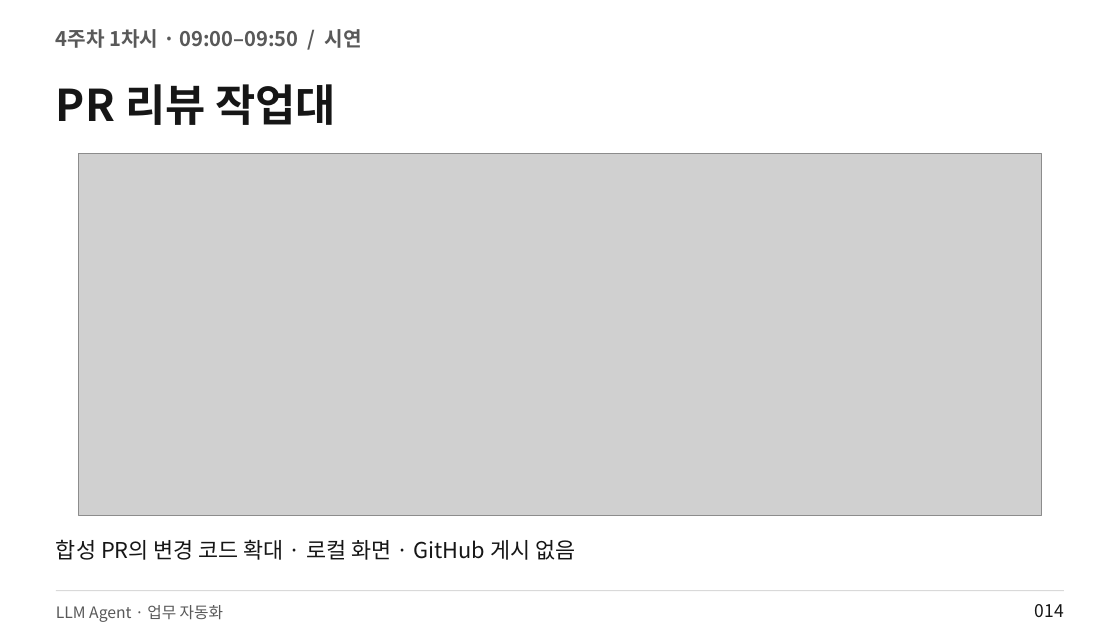
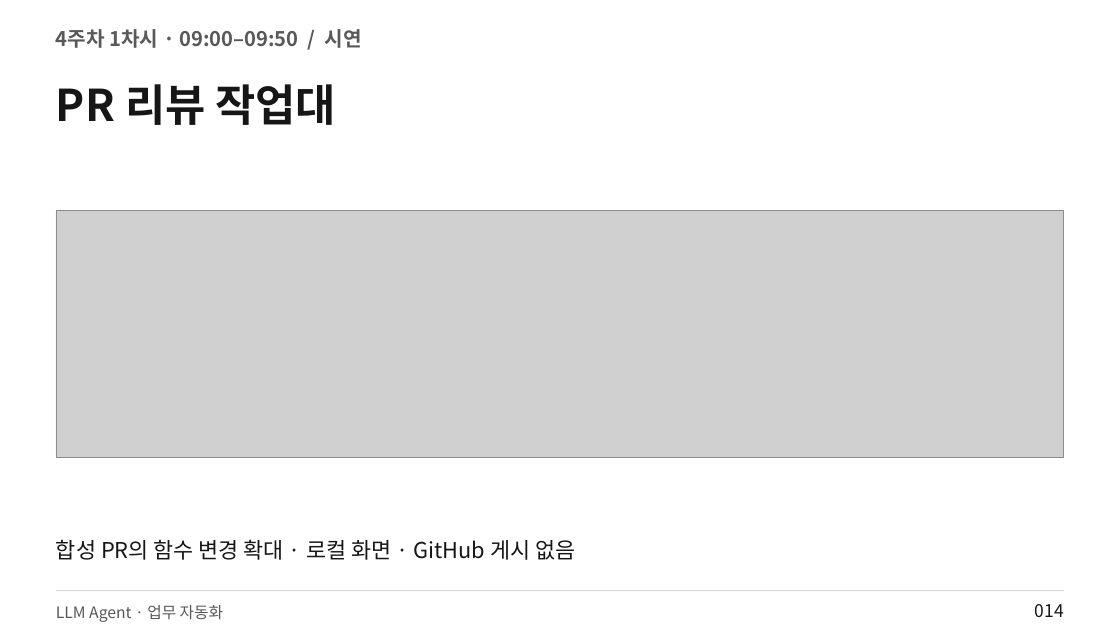
Before and after one commit to smilesjcha/llm-agent-and-workflow-automation, a slide deck: slide 14 of slides/IPA_LLM_Agent_업무자동화_Day4_2026_PR_DOCUMENT.pptx. Drawn at 1120x630 pixels with LibreOffice and Linux fonts; fonts in the diff are those of the drawing; grey boxes stand for pictures. Boxes give left, top, right and bottom in pixels: in the first picture for what was removed or moved away, otherwise in the second. Text is boxed around its words. In the diff, an @@ line names an element or a change of style, - is before the commit and + after.

```diff
--- a/slides/IPA_LLM_Agent_업무자동화_Day4_2026_PR_DOCUMENT.pptx
+++ b/slides/IPA_LLM_Agent_업무자동화_Day4_2026_PR_DOCUMENT.pptx
@@ picture: place and size @@
-picture at box(79, 153, 1042, 515)
+picture at box(56, 211, 1065, 458)
@@ text at box(56, 539, 575, 560): text changed @@
-합성 PR의 변경 코드 확대 · 로컬 화면 · GitHub 게시 없음
+합성 PR의 함수 변경 확대 · 로컬 화면 · GitHub 게시 없음
```
Also in this commit, not shown: 131 other slides changed, 55 slides added, 6 other files.
